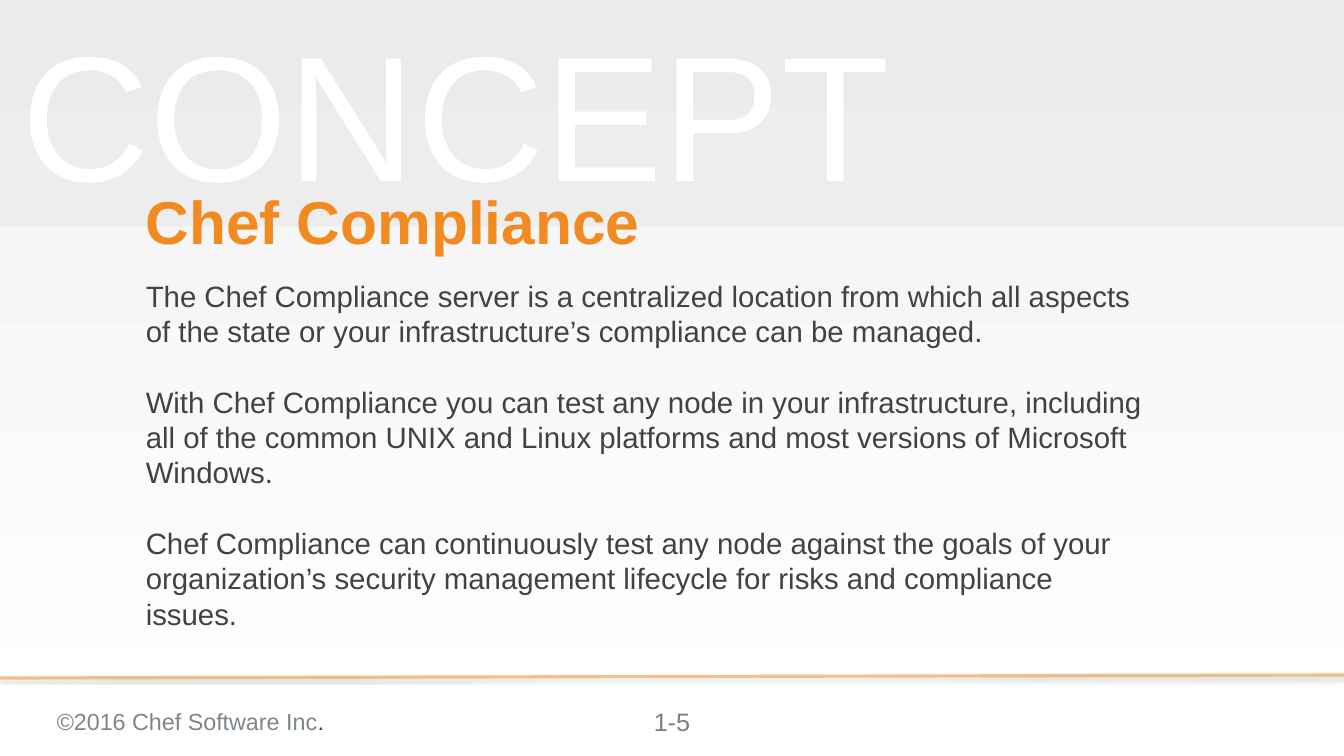
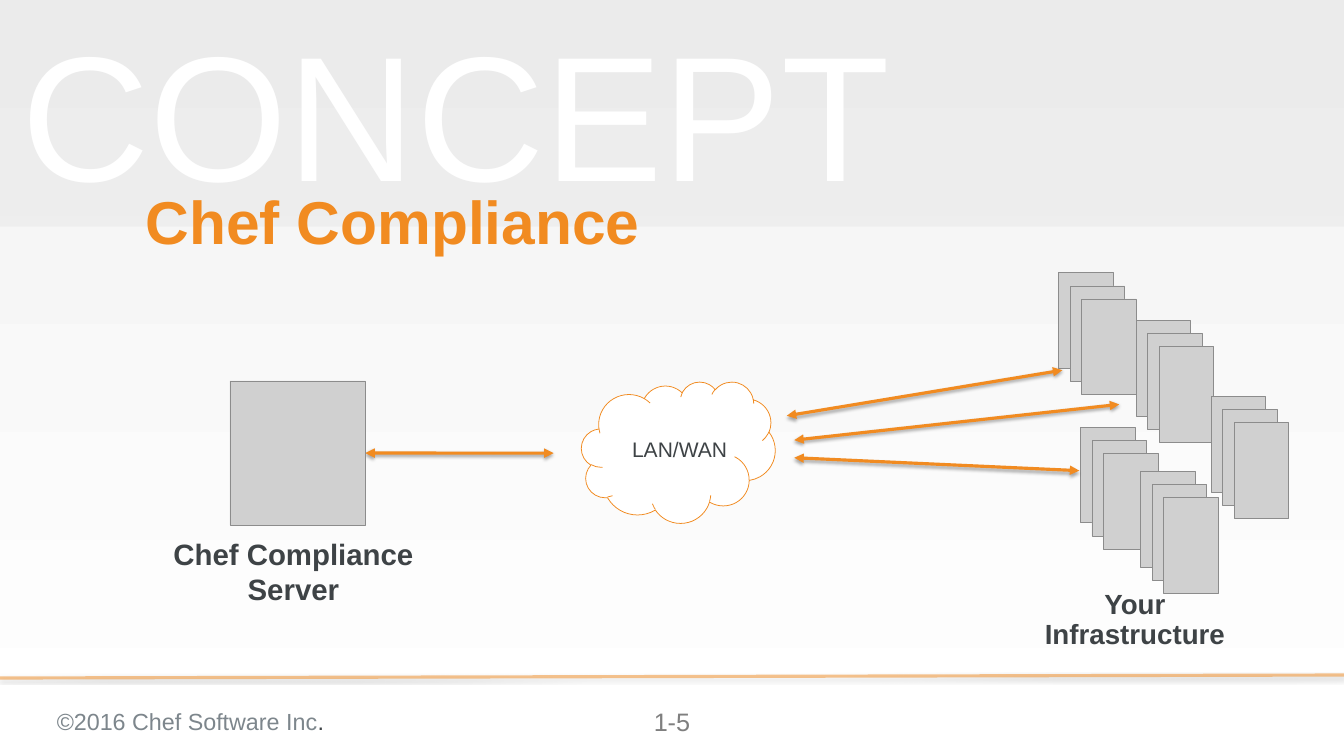
Before and after one commit to bchamby/chef-compliance-installation-configuration-operation, a slide deck: slide 5 of 01-Intro.pptx. Drawn at 1344x756 pixels with LibreOffice and Linux fonts; fonts in the diff are those of the drawing; grey boxes stand for pictures; background and template pictures are left out. Boxes give left, top, right and bottom in pixels: in the first picture for what was removed or moved away, otherwise in the second. Text is boxed around its words. In the diff, an @@ line names an element or a change of style, - is before the commit and + after.

Commit message:
added concept slides 4 and 5 clarified lab environment slide

```diff
--- a/01-Intro.pptx
+++ b/01-Intro.pptx
@@ subtitle removed at (146,285,1141,626) @@
-The Chef Compliance server is a centralized location from which all aspects of the state or your infrastructure’s compliance can be managed.
-With Chef Compliance you can test any node in your infrastructure, including all of the common UNIX and Linux platforms and most versions of Microsoft Windows.
-Chef Compliance can continuously test any node against the goals of your organization’s security management lifecycle for risks and compliance issues.
@@ picture added at (1058,273,1113,369) @@
@@ picture added at (1070,286,1124,382) @@
@@ picture added at (1082,299,1136,395) @@
@@ picture added at (1136,321,1191,417) @@
@@ picture added at (1147,333,1202,429) @@
@@ picture added at (1159,346,1213,442) @@
@@ picture added at (230,381,365,525) @@
@@ cloud added at (581,382,775,523), fill #FFFFFF, outline #F18B21 0.75 pt, 20 pt, text #3E4346 @@
+LAN/WAN
@@ double arrow added from (787, 416) to (1062, 370), #F18B21 3 pt @@
@@ double arrow added from (794, 440) to (1119, 404), #F18B21 3 pt @@
@@ picture added at (1211,397,1265,493) @@
@@ picture added at (1222,410,1277,506) @@
@@ picture added at (1080,427,1135,523) @@
@@ picture added at (1092,440,1146,536) @@
@@ picture added at (1234,423,1289,519) @@
@@ double arrow added from (365, 453) to (553, 453), #F18B21 3 pt @@
@@ double arrow added from (794, 457) to (1079, 471), #F18B21 3 pt @@
@@ picture added at (1104,453,1158,549) @@
@@ picture added at (1141,472,1195,568) @@
@@ picture added at (1152,485,1206,581) @@
@@ picture added at (1164,497,1219,593) @@
@@ text added at (173,543,413,601), 28 pt, text #3E4346, bold @@
+Chef Compliance Server
@@ text added at (1045,593,1225,645), 26.4 pt, text #3E4346, bold @@
+Your Infrastructure
```
Also in this commit, not shown: 5 other slides changed, 1 slide added, 1 slide removed.
